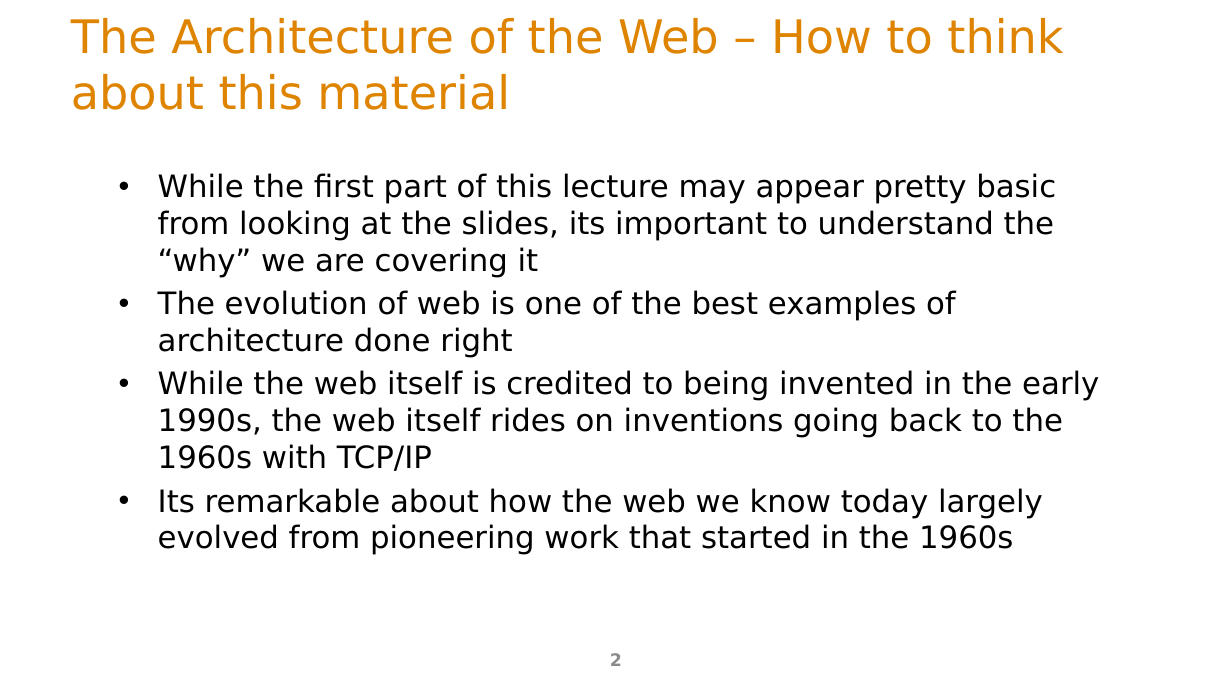
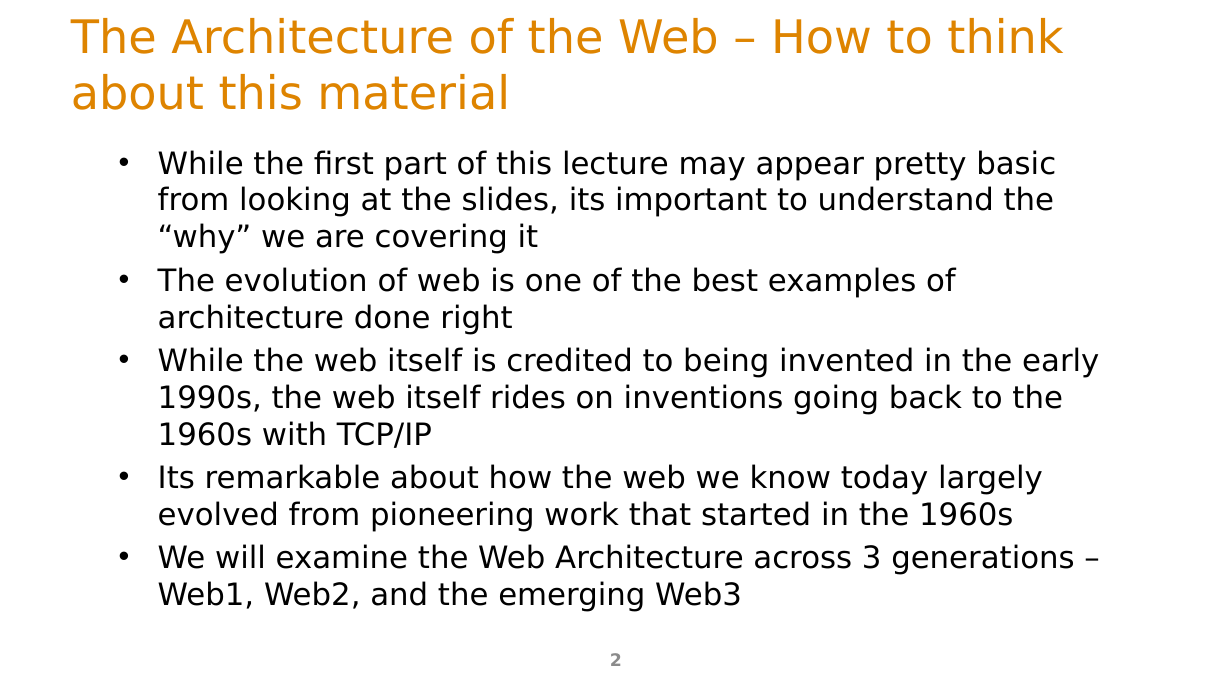
Before and after one commit to ArchitectingSoftware/SE577-SoftwareArchitecture, a slide deck: slide 2 of lectures/m5WebAndApiArchitecture.pptx. Drawn at 1232x693 pixels with LibreOffice and Linux fonts; fonts in the diff are those of the drawing. Boxes give left, top, right and bottom in pixels: in the first picture for what was removed or moved away, otherwise in the second. Text is boxed around its words. In the diff, an @@ line names an element or a change of style, - is before the commit and + after.

Commit message:
web architecture update

```diff
--- a/lectures/m5WebAndApiArchitecture.pptx
+++ b/lectures/m5WebAndApiArchitecture.pptx
@@ text "While the first part of ..." moved from (x1=158, y1=173, x2=1099, y2=555) to (x1=158, y1=150, x2=1099, y2=575) @@
@@ text at (x1=158, y1=544, x2=1074, y2=575): paragraph added @@
+• We will examine the Web Architecture across 3 generations – Web1, Web2, and the emerging Web3
```
Also in this commit, not shown: 2 other slides changed, 17 slides added, 2 slides removed, 1 other file.
